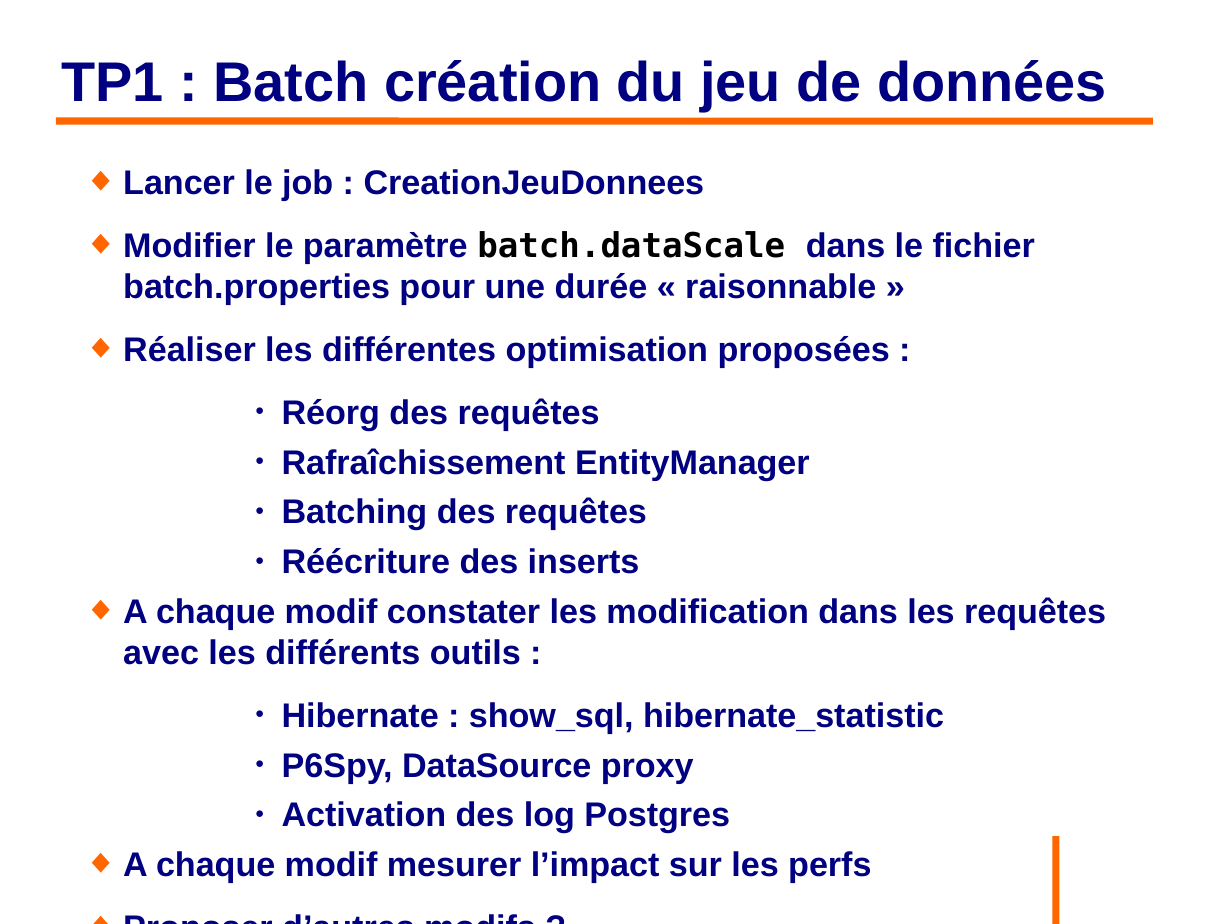
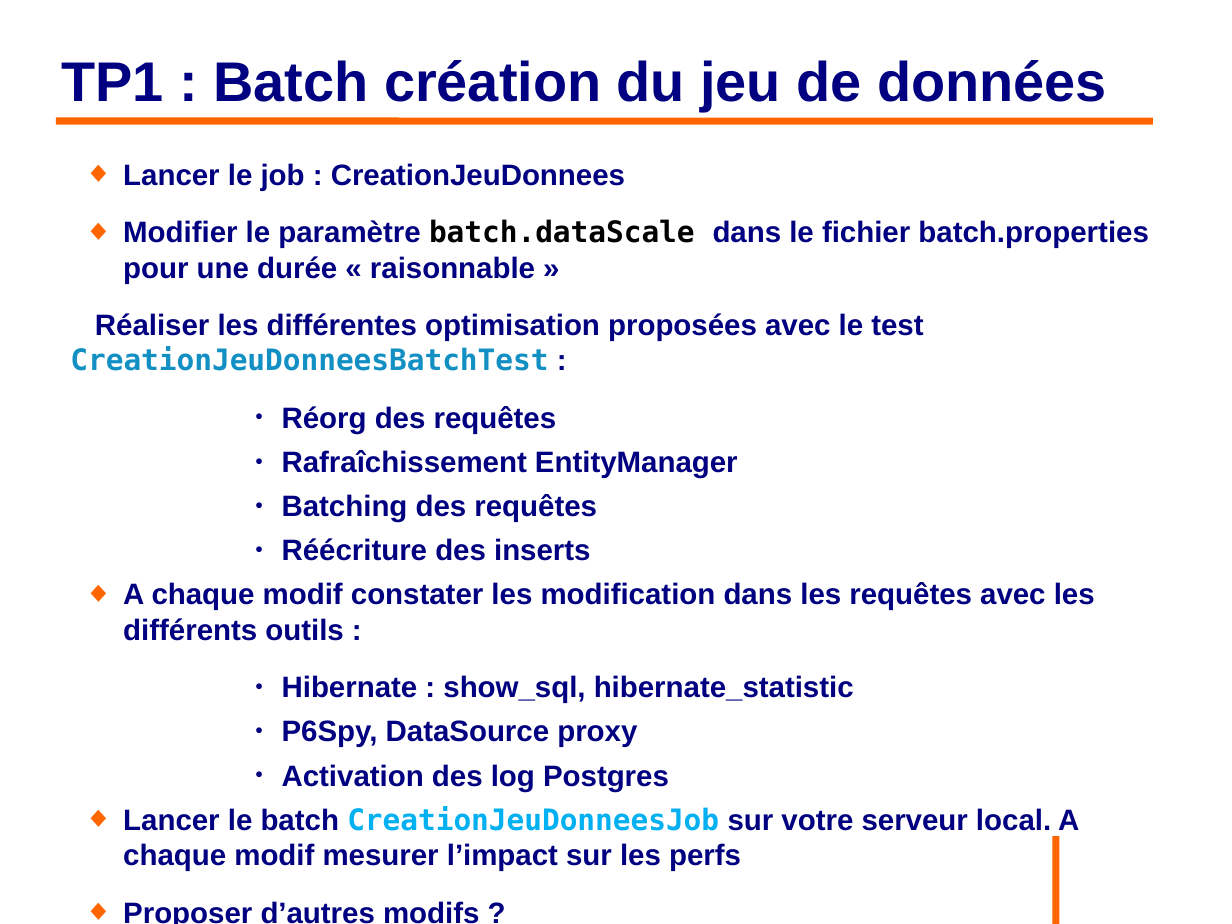
Before and after one commit to philphils/formation-hibernate-avancee, a slide deck: slide 22 of Documentation/diapo_formation_hibernate_avancee.odp (slide 21 before the commit). Drawn at 1232x924 pixels with LibreOffice and Linux fonts; fonts in the diff are those of the drawing; background and template pictures are left out. Boxes give left, top, right and bottom in pixels: in the first picture for what was removed or moved away, otherwise in the second. Text is boxed around its words. In the diff, an @@ line names an element or a change of style, - is before the commit and + after.

Commit message:
Integration modif diapo apres recette

```diff
--- a/Documentation/diapo_formation_hibernate_avancee.odp
+++ b/Documentation/diapo_formation_hibernate_avancee.odp
@@ text at [123,163,1148,924]: size 22 to 19 pt in "Lancer le job : CreationJeuDonnees", "Modifier le paramètre batch.dataScale dans le fichier ...", "Réorg des requêtes", "Rafraîchissement EntityManager" and 7 more places @@
@@ text at [70,313,923,371]: text changed; size 22 to 19 pt @@
-◆ Réaliser les différentes optimisation proposées :
+Réaliser les différentes optimisation proposées avec le test CreationJeuDonneesBatchTest :
@@ text at [123,806,1079,871]: text changed; size 22 to 19 pt @@
-◆ A chaque modif mesurer l’impact sur les perfs
+◆ Lancer le batch CreationJeuDonneesJob sur votre serveur local. A chaque modif mesurer l’impact sur les perfs
```
Also in this commit, not shown: 1 other slide changed, 1 slide added.
